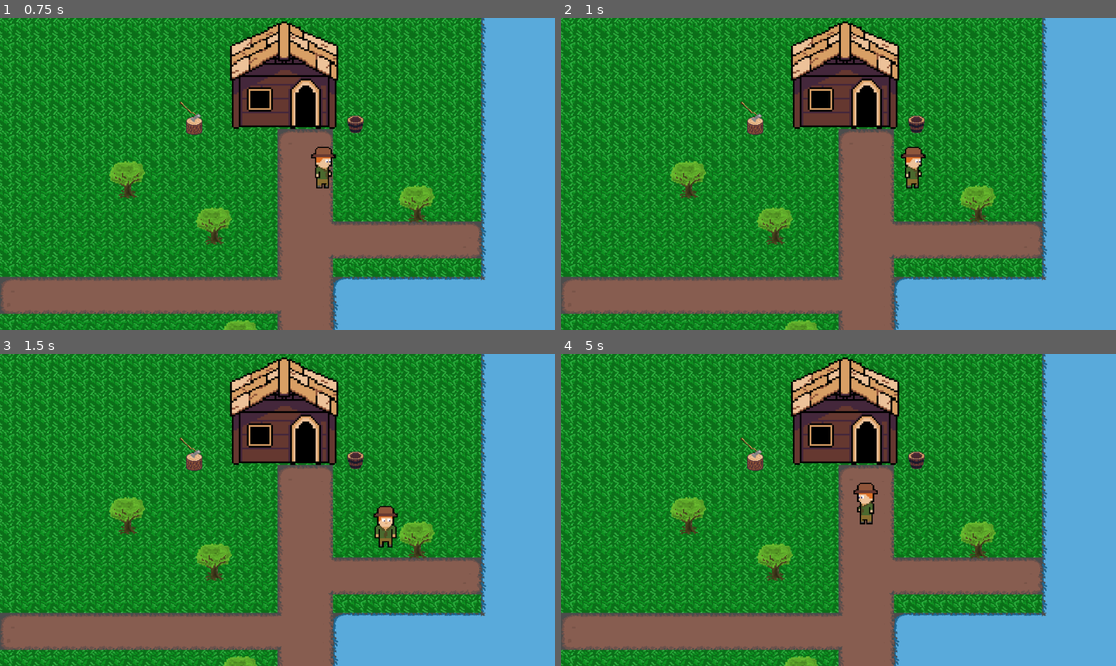
Above: before the commit, frames 1-4 (two rows, left to right).
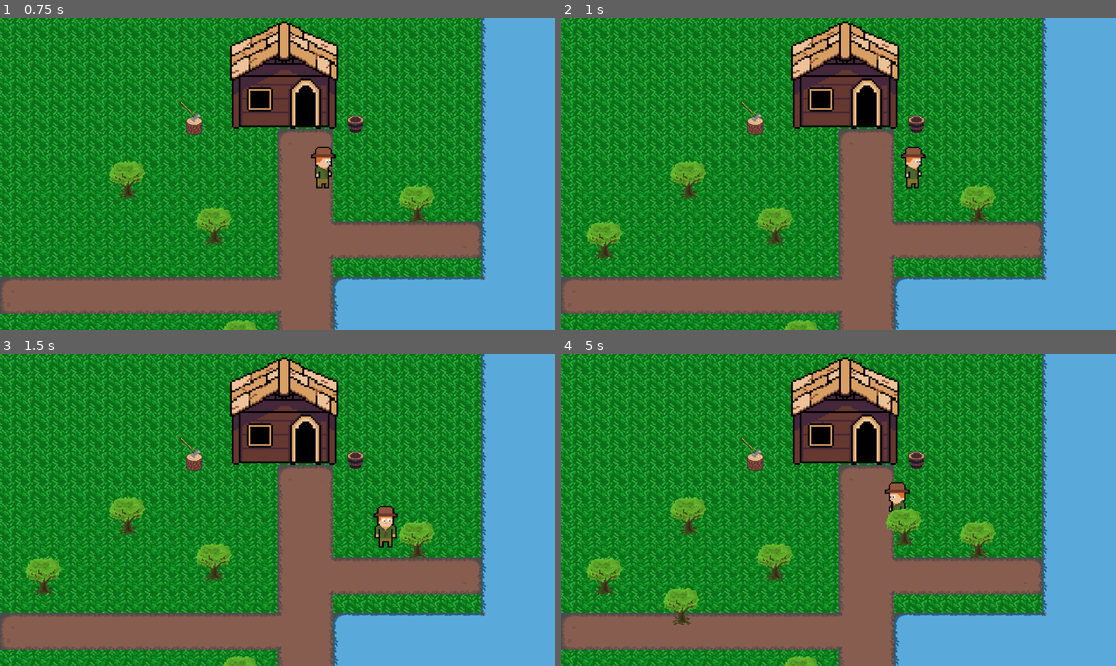
Above: after the commit, the same moments.

Repository: Robimy-gry/Forest-GJ
Game: Godot game, scene res://World.tscn
Same seed, same stepped clock (60 frames per second), same inputs: the game is played once before the commit and once after it.
Inputs:
- Up to frame 1 (0.75 s): tap Enter at 0.5 s; hold Right (ui_right) from 0.53 s (still down)
- Up to frame 2 (1 s): keep holding Right (ui_right); tap Space (ui_select) at 0.77 s
- Up to frame 3 (1.5 s): release Right (ui_right) at 1.28 s; hold Down (ui_down) from 1.28 s (still down)
- Up to frame 4 (5 s): tap Space (ui_select) at 1.52, 3.02, 3.77, 4.52 s; release Down (ui_down) at 2.03 s; hold Right (ui_right) 2.03-2.78 s; hold Up (ui_up) 2.78-3.53 s; hold Left (ui_left) from 3.53 s (still down)

Frame 1 is identical in both runs. In frame 2, 0.5% of the frame differs, in the area x 4-12%, y 65-78%; in frame 3, 0.5%; in frame 4, 2.0%, in the area x 4-66%, y 40-87%.

Commit message:
small changes according to player position

Diff:
--- a/TreeSpawner.gd
+++ b/TreeSpawner.gd
@@ -48,13 +48,18 @@
             if(
                 (position.x < tree_node.get_position().x+120 && position.x > tree_node.get_position().x-120) &&
                 (position.y < tree_node.get_position().y+120 && position.y > tree_node.get_position().y-120)
-                #(position.x != tree_node.get_position().x || position.y != tree_node.get_position().y)
                 ):
-                print(position.x, position.y)
-                print(tree_node.get_position().x, tree_node.get_position().y)
                 no_trees = false
                 break
-    print("No trees: ", no_trees)
+
+    var players = get_tree().get_nodes_in_group("player")
+    for player in players:
+        if(
+            (position.x < player.get_position().x+60 && position.x > player.get_position().x-60) &&
+            (position.y < player.get_position().y+60 && position.y > player.get_position().y-60)
+            ):
+            no_trees = false
+            break
 
     return is_grass and no_trees
 
--- a/TreeSpawner.tscn
+++ b/TreeSpawner.tscn
@@ -7,6 +7,5 @@
 spawn_area = Rect2( 50, 50, 45, 700 )
 
 [node name="Timer" type="Timer" parent="."]
-wait_time = 20.0
 autostart = true
 [connection signal="timeout" from="Timer" to="." method="_on_Timer_timeout"]
--- a/World.tscn
+++ b/World.tscn
@@ -110,7 +110,9 @@
 position = Vector2( -3, 15 )
 shape = SubResource( 3 )
 
-[node name="Player" parent="." instance=ExtResource( 1 )]
+[node name="Player" parent="." groups=[
+"player",
+] instance=ExtResource( 1 )]
 position = Vector2( 518.151, 258.933 )
 scale = Vector2( 0.75, 0.75 )
 
--- a/tree.tscn
+++ b/tree.tscn
@@ -13,7 +13,7 @@
 extents = Vector2( 14.747, 17.3059 )
 
 [node name="tree" type="Area2D"]
-position = Vector2( 0, -35.0316 )
+position = Vector2( 0, 1.11482 )
 scale = Vector2( 2, 2 )
 script = ExtResource( 3 )
 __meta__ = {
